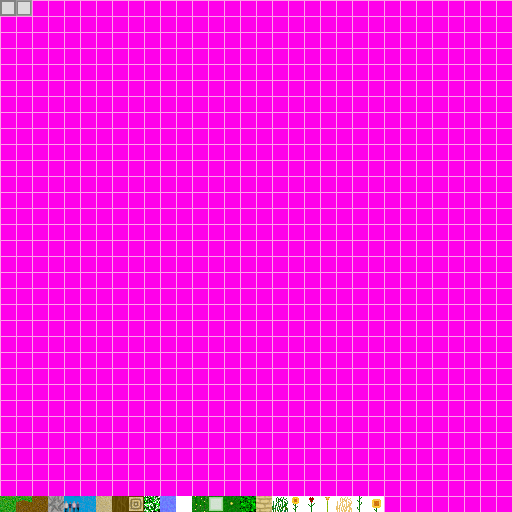
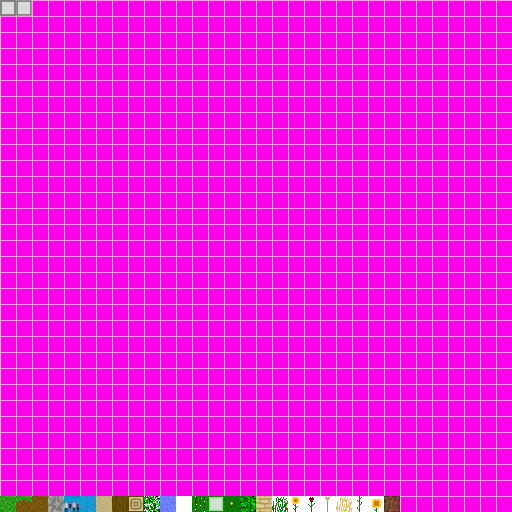
Comparing the layer stacks of the two 512x512 images. Changes:
painted on "Pasted Layer" over (384, 496, 400, 512)
